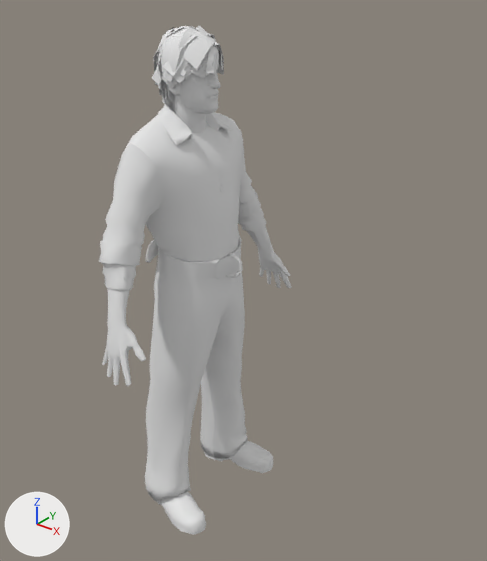
The FBX model Assets/Model/Standard Walk.fbx, before and after one commit.
Camera for both pictures: a 50 mm lens placed at (1.57, -1.64, 2.03), pointed at (0.15, 0.13, 0.93). The lights are fixed; the arrows at lower left show +X, +Y and +Z. Where no turn or scale is listed for an object, it has been applied to the vertices. Vertices at the same position are counted once.

Script lines for the objects in view, before the commit:
```python
me_mesh = bpy.data.meshes.new('Mesh')
me_mesh.from_pydata(...)  # 1092 vertices, 2122 faces; spans x -0.13..0.23, y -0.4..0.4, z 0.0..1.6
me_mesh.materials.append(mat_charles_body01_ai_mat_inst)  # white #e7e7e7
me_mesh_001 = bpy.data.meshes.new('Mesh.001')
me_mesh_001.from_pydata(...)  # 320 vertices, 618 faces; spans x -0.021..0.173, y -0.462..0.462, z 0.749..1.057
me_mesh_001.materials.append(mat_charles01_hands01_au_d_mat_inst)  # white #e7e7e7
me_mesh_002 = bpy.data.meshes.new('Mesh.002')
me_mesh_002.from_pydata(...)  # 590 vertices, 1121 faces; spans x -0.067..0.16, y -0.09..0.09, z 1.496..1.816
me_mesh_002.materials.append(mat_charles01_head01_au_d_mat_inst)  # white #e7e7e7
me_mesh_004 = bpy.data.meshes.new('Mesh.004')
me_mesh_004.from_pydata(...)  # 459 vertices, 334 faces; spans x -0.099..0.159, y -0.114..0.107, z 1.562..1.824
me_mesh_004.materials.append(mat_charles01_hair02_au_d_mat_inst)  # white #e7e7e7
ob_charles01_hair02_au_d_mat_inst__lod1 = bpy.data.objects.new('charles01_hair02_au_d_mat_INST__LOD1', me_mesh_004)
ob_charles01_hair02_au_d_mat_inst__lod1.location = (0.0, 0.0, 0.0)
ob_charles01_hands01_au_d_mat_inst_lod1 = bpy.data.objects.new('charles01_hands01_au_d_mat_INST_LOD1', me_mesh_001)
ob_charles01_hands01_au_d_mat_inst_lod1.location = (0.0, 0.0, 0.0)
ob_charles01_head01_au_d_mat_inst_lod1 = bpy.data.objects.new('charles01_head01_au_d_mat_INST_LOD1', me_mesh_002)
ob_charles01_head01_au_d_mat_inst_lod1.location = (0.0, 0.0, 0.0)
ob_charles_body01_ai_mat_inst_lod1 = bpy.data.objects.new('charles_body01_ai_mat_INST_LOD1', me_mesh)
ob_charles_body01_ai_mat_inst_lod1.location = (0.0, 0.0, 0.0)
```
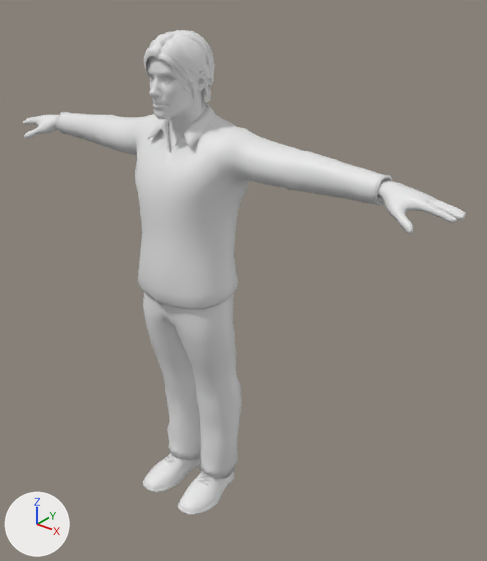
Boxes (x1, y1, x2, y2) around the edits, measured in the pictures (487 x 561 px):
'charles_body01_ai_mat_INST_LOD1', deleted
    before: (99, 103, 273, 535)
'Tops', added
    after: (56, 104, 392, 309)
'Bottoms', added
    after: (143, 292, 242, 478)
'Body', added
    after: (23, 57, 466, 234)
'charles01_hair02_au_d_mat_INST__LOD1', reshaped
    before: (152, 26, 224, 105)
    after: (144, 30, 215, 107)
'charles01_hands01_au_d_mat_INST_LOD1', deleted
    before: (102, 226, 292, 386)
'Shoes', added
    after: (142, 453, 234, 515)
'charles01_head01_au_d_mat_INST_LOD1', deleted
    before: (166, 46, 221, 133)
part 1 of me_mesh_004, rebuilt (not visible afterwards)
    before: (157, 26, 198, 82)
part 2 of me_mesh_004, deleted
    before: (155, 46, 223, 105)
part 3 of me_mesh_004, built on
    before: (152, 26, 224, 102)
    after: (144, 30, 215, 107)

Diff of the bpy script that builds the scene:
```diff
--- a/Assets/Model/Standard Walk.fbx.py
+++ b/Assets/Model/Standard Walk.fbx.py
@@ me_mesh_004 @@
 # used by ob_charles01_hair02_au_d_mat_inst__lod1; location = (0.0, 0.0, 0.0)
-me_mesh_004.from_pydata(...)  # 459 vertices, 334 faces; spans x -0.099..0.159, y -0.114..0.107, z 1.562..1.824
-me_mesh_004.materials.append(mat_charles01_hair02_au_d_mat_inst)  # white #e7e7e7
+me_mesh_004.from_pydata(...)  # 3862 vertices, 2394 faces; spans x -0.113..0.101, y -0.129..0.115, z 1.559..1.809
+# me_mesh_004 part 1: the loose piece of 13 vertices spanning x -0.033..0.104, y -0.106..0.024, z 1.669..1.824 is rebuilt with 164 vertices and now spans x -0.081..0.084, y -0.1..0.067, z 1.682..1.799
+# me_mesh_004 part 2: 37 loose pieces with 157 vertices, spanning x -0.084..0.153, y -0.105..0.104, z 1.562..1.815, are deleted
+# me_mesh_004 part 3: 289 vertices removed from x -0.099..0.159, y -0.114..0.107, z 1.579..1.824; 3698 vertices added at x -0.113..0.101, y -0.129..0.115, z 1.559..1.809
@@ me_bottomsmesh @@
+me_bottomsmesh.from_pydata(...)  # 704 vertices, 717 faces; spans x -0.188..0.191, y -0.149..0.147, z 0.044..1.029
@@ me_bodymesh @@
+me_bodymesh.from_pydata(...)  # 6070 vertices, 6195 faces; spans x -0.97..0.97, y -0.15..0.11, z 0.04..1.8
@@ me_topsmesh @@
+me_topsmesh.from_pydata(...)  # 1047 vertices, 1043 faces; spans x -0.727..0.727, y -0.169..0.165, z 0.898..1.577
@@ me_shoesmesh @@
+me_shoesmesh.from_pydata(...)  # 950 vertices, 992 faces; spans x -0.172..0.172, y -0.202..0.117, z -0.012..0.11
@@ ob_charles01_head01_au_d_mat_inst_lod1 @@
-ob_charles01_head01_au_d_mat_inst_lod1 = bpy.data.objects.new('charles01_head01_au_d_mat_INST_LOD1', me_mesh_002)
-ob_charles01_head01_au_d_mat_inst_lod1.location = (0.0, 0.0, 0.0)
@@ ob_charles01_hands01_au_d_mat_inst_lod1 @@
-ob_charles01_hands01_au_d_mat_inst_lod1 = bpy.data.objects.new('charles01_hands01_au_d_mat_INST_LOD1', me_mesh_001)
-ob_charles01_hands01_au_d_mat_inst_lod1.location = (0.0, 0.0, 0.0)
@@ ob_charles_body01_ai_mat_inst_lod1 @@
-ob_charles_body01_ai_mat_inst_lod1 = bpy.data.objects.new('charles_body01_ai_mat_INST_LOD1', me_mesh)
-ob_charles_body01_ai_mat_inst_lod1.location = (0.0, 0.0, 0.0)
@@ ob_bottoms @@
+ob_bottoms = bpy.data.objects.new('Bottoms', me_bottomsmesh)
+ob_bottoms.location = (0.0, 0.0, 0.0)
@@ ob_body @@
+ob_body = bpy.data.objects.new('Body', me_bodymesh)
+ob_body.location = (0.0, 0.0, 0.0)
@@ ob_tops @@
+ob_tops = bpy.data.objects.new('Tops', me_topsmesh)
+ob_tops.location = (0.0, 0.0, 0.0)
@@ ob_shoes @@
+ob_shoes = bpy.data.objects.new('Shoes', me_shoesmesh)
+ob_shoes.location = (0.0, 0.0, 0.0)
```
